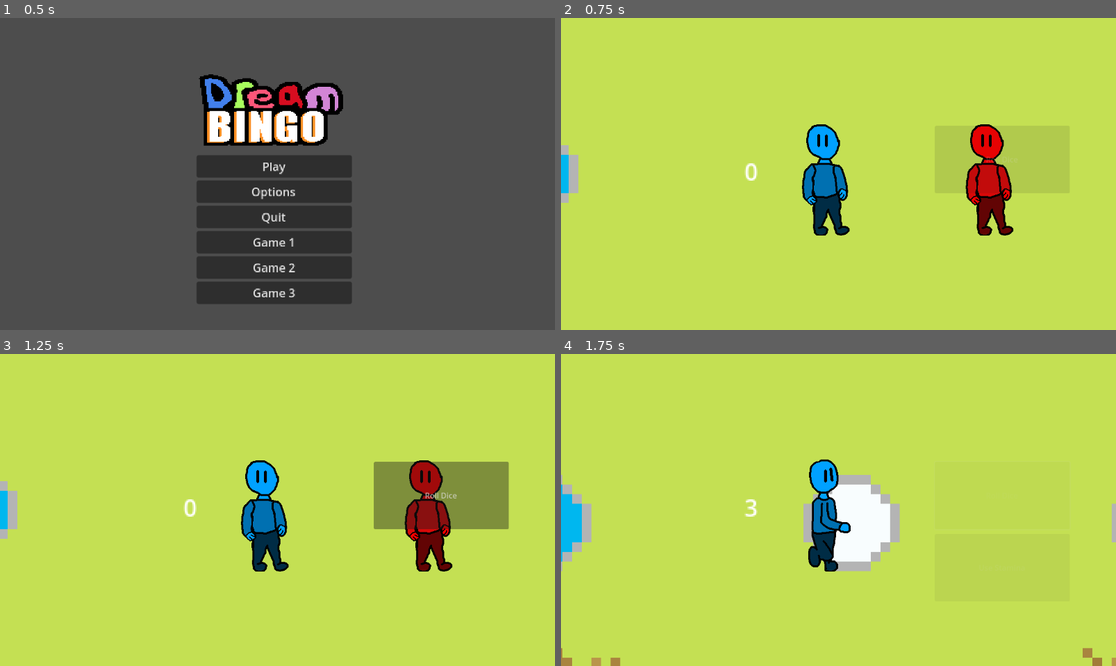
Above: before the commit, frames 1-4 (two rows, left to right).
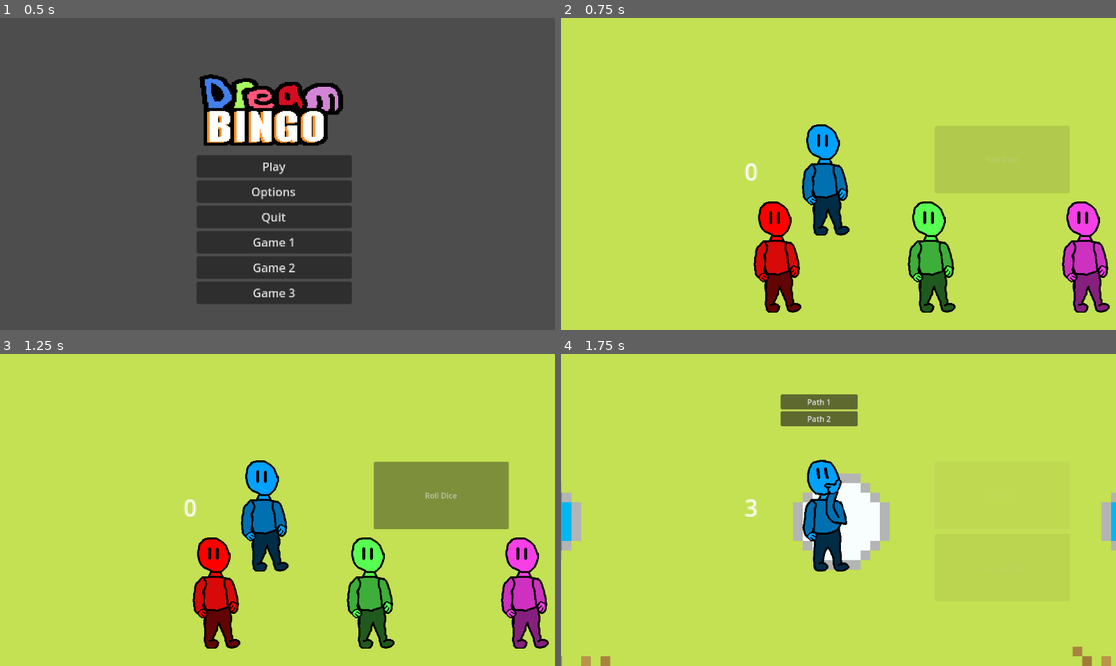
Above: after the commit, the same moments.

Repository: hdlqpn/Capstone-I-2024
Game: Godot game, scene res://Scenes/title_screen.tscn
Same seed, same stepped clock (60 frames per second), same inputs: the game is played once before the commit and once after it. Sound files missing from this copy of the repository are replaced by a short silence.
Inputs:
- Up to frame 1 (0.5 s): no input
- Up to frame 2 (0.75 s): click "Play" at 0.5 s
- Up to frame 3 (1.25 s): no input
- Up to frame 4 (1.75 s): click "Roll Dice" at 1.25 s

Frame 1 is identical in both runs. In frame 2, 8.6% of the frame differs, in the area x 0-99%, y 34-95%; in frame 3, 8.6%; in frame 4, 5.9%.

Commit message:
Highly Experimental changes

Diff:
--- a/capstonegame/Scripts/Player1.gd
+++ b/capstonegame/Scripts/Player1.gd
@@ -5,7 +5,7 @@
 @onready var tile_paths = tile_manager.tile_paths  # Now correctly referencing the dictionary
 @onready var valid_tiles = tile_manager.tile_types
 var animated_sprite: AnimatedSprite2D
-var current_tile: Vector2 = Vector2(-2, 0)
+var current_tile = GlobalVariables.p1_Pos
 var move_speed: float = 100.0
 var is_moving: bool = false
 var movement_path: Array = []
@@ -32,7 +32,7 @@
 	tilemap = get_node("/root/Main/Board/Land")
 
 	# Initialize character's position to (0, 0)
-	position = tilemap.map_to_local(Vector2(-2, 0))
+	position = GlobalVariables.p1_Pos
 
 	# Play idle animation by default
 	animated_sprite.play("Idle")
@@ -118,6 +118,8 @@
 						if stamina < max_stamina:
 							stamina += 1
 				await get_tree().create_timer(3).timeout
+				GlobalVariables.p1_Pos = position
+				GlobalVariables.turnNum += 1
 				emit_signal("turn_ended")
 				print("Stamina", stamina)
 				# Re-enable the roll button after the turn ends
--- a/capstonegame/Scripts/Player2.gd
+++ b/capstonegame/Scripts/Player2.gd
@@ -2,7 +2,7 @@
 
 # Declare variables for animations, movement speed, stamina, and current state
 var animated_sprite: AnimatedSprite2D
-var current_tile: Vector2 = Vector2(-2, 0)
+var current_tile = GlobalVariables.p2_Pos
 var move_speed: float = 100.0
 var is_moving: bool = false
 var movement_path: Array = []
@@ -79,7 +79,7 @@
 	tilemap = get_node("/root/Main/Board/Land")
 
 	# Initialize character's position to (0, 0)
-	position = tilemap.map_to_local(Vector2(-1, 0))
+	position = tilemap.map_to_local(current_tile)
 
 	# Play idle animation by default
 	animated_sprite.play("Idle")
@@ -150,8 +150,9 @@
 				is_moving = false
 				animated_sprite.play("Idle")
 				await get_tree().create_timer(3).timeout
+				GlobalVariables.turnNum += 1
+				GlobalVariables.p2_Pos = position
 				emit_signal("turn_ended")
-				GlobalVariables.minigameStart(4)
 				# Re-enable the roll button after the turn ends
 				roll_button.disabled = false
 				use_stamina_button.disabled = false
--- a/capstonegame/Scripts/Player3.gd
+++ b/capstonegame/Scripts/Player3.gd
@@ -2,7 +2,7 @@
 
 # Declare variables for animations, movement speed, stamina, and current state
 var animated_sprite: AnimatedSprite2D
-var current_tile: Vector2 = Vector2(-2, 0)
+var current_tile = GlobalVariables.p3_Pos
 var move_speed: float = 100.0
 var is_moving: bool = false
 var movement_path: Array = []
@@ -79,7 +79,7 @@
 	tilemap = get_node("/root/Main/Board/Land")
 
 	# Initialize character's position to (0, 0)
-	position = tilemap.map_to_local(Vector2(0, 0))
+	position = tilemap.map_to_local(current_tile)
 
 	# Play idle animation by default
 	animated_sprite.play("Idle")
@@ -149,6 +149,8 @@
 				is_moving = false
 				animated_sprite.play("Idle")
 				await get_tree().create_timer(3).timeout
+				GlobalVariables.turnNum += 1
+				GlobalVariables.p3_Pos = position
 				emit_signal("turn_ended")
 				# Re-enable the roll button after the turn ends
 				roll_button.disabled = false
--- a/capstonegame/Scripts/Player4.gd
+++ b/capstonegame/Scripts/Player4.gd
@@ -2,7 +2,7 @@
 
 # Declare variables for animations, movement speed, stamina, and current state
 var animated_sprite: AnimatedSprite2D
-var current_tile: Vector2 = Vector2(-2, 0)
+var current_tile = GlobalVariables.p4_Pos
 var move_speed: float = 100.0
 var is_moving: bool = false
 var movement_path: Array = []
@@ -79,7 +79,7 @@
 	tilemap = get_node("/root/Main/Board/Land")
 
 	# Initialize character's position to (0, 0)
-	position = tilemap.map_to_local(Vector2(1, 0))
+	position = tilemap.map_to_local(current_tile)
 
 	# Play idle animation by default
 	animated_sprite.play("Idle")
@@ -150,6 +150,9 @@
 				is_moving = false
 				animated_sprite.play("Idle")
 				await get_tree().create_timer(3).timeout
+				GlobalVariables.turnNum += 1
+				GlobalVariables.minigameStart(GlobalVariables.turnNum)
+				GlobalVariables.p2_Pos = position
 				emit_signal("turn_ended")
 				# Re-enable the roll button after the turn ends
 				roll_button.disabled = false
--- a/capstonegame/Scripts/global_variables.gd
+++ b/capstonegame/Scripts/global_variables.gd
@@ -16,7 +16,11 @@
 var p2_Model
 var p3_Model
 var p4_Model
-
+#This is set to the initial position and updated accordingly
+var p1_Pos: Vector2 = Vector2(-2, 0)
+var p2_Pos: Vector2 = Vector2(-1, 0)
+var p3_Pos: Vector2 = Vector2(0, 0)
+var p4_Pos: Vector2 = Vector2(1, 0)
 
 #Waiting to find out if these need to be arrays or ints, could also be added to the players menus
 var p1_Inv
@@ -24,7 +28,7 @@
 var p3_Inv
 var p4_Inv
 
-# 1-4, Used to track player positions after a minigame
+# 1-4, Used to track player places after a minigame
 #MAKE SURE TO CHANGE AT END OF GAME
 var p1_Place = 1
 var p2_Place = 2
--- a/capstonegame/project.godot
+++ b/capstonegame/project.godot
@@ -12,7 +12,7 @@
 
 config/name="CapstoneGame"
 run/main_scene="res://Scenes/title_screen.tscn"
-config/features=PackedStringArray("4.3", "GL Compatibility")
+config/features=PackedStringArray("4.4", "GL Compatibility")
 config/icon="res://icon.svg"
 
 [autoload]
Not shown: 1 places in capstonegame/Scenes/Player1.tscn that only renumber resources
Not shown: 1 places in capstonegame/Scenes/Player2.tscn that only renumber resources
Not shown: 1 places in capstonegame/Scenes/Player3.tscn that only renumber resources
Not shown: 1 places in capstonegame/Scenes/Player4.tscn that only renumber resources
Not shown: 1 places in capstonegame/Scenes/debug_menu.tscn that only renumber resources
Not shown: 1 places in capstonegame/Scenes/global_variables.tscn that only renumber resources
Not shown: 1 places in capstonegame/Scenes/text_window.tscn that only renumber resources
Not shown: 1 places in capstonegame/Scenes/title_screen.tscn that only renumber resources
Not shown: 1 places in capstonegame/minigames/Bell_Game_1.tscn that only renumber resources
Not shown: 1 places in capstonegame/minigames/Mash_Game_2.tscn that only renumber resources
Not shown: 1 places in capstonegame/minigames/Platform_Game_3.tscn that only renumber resources
